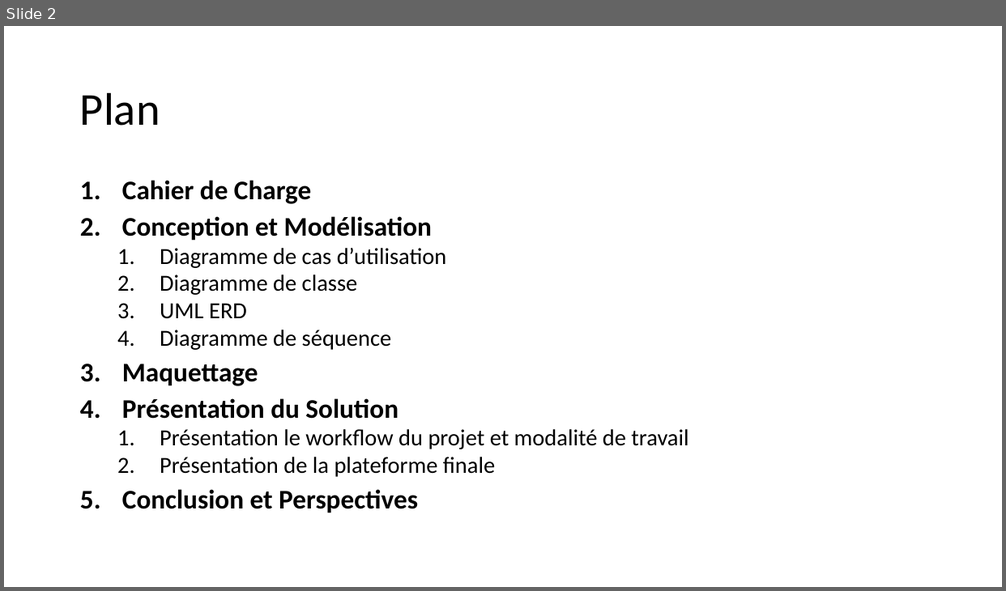
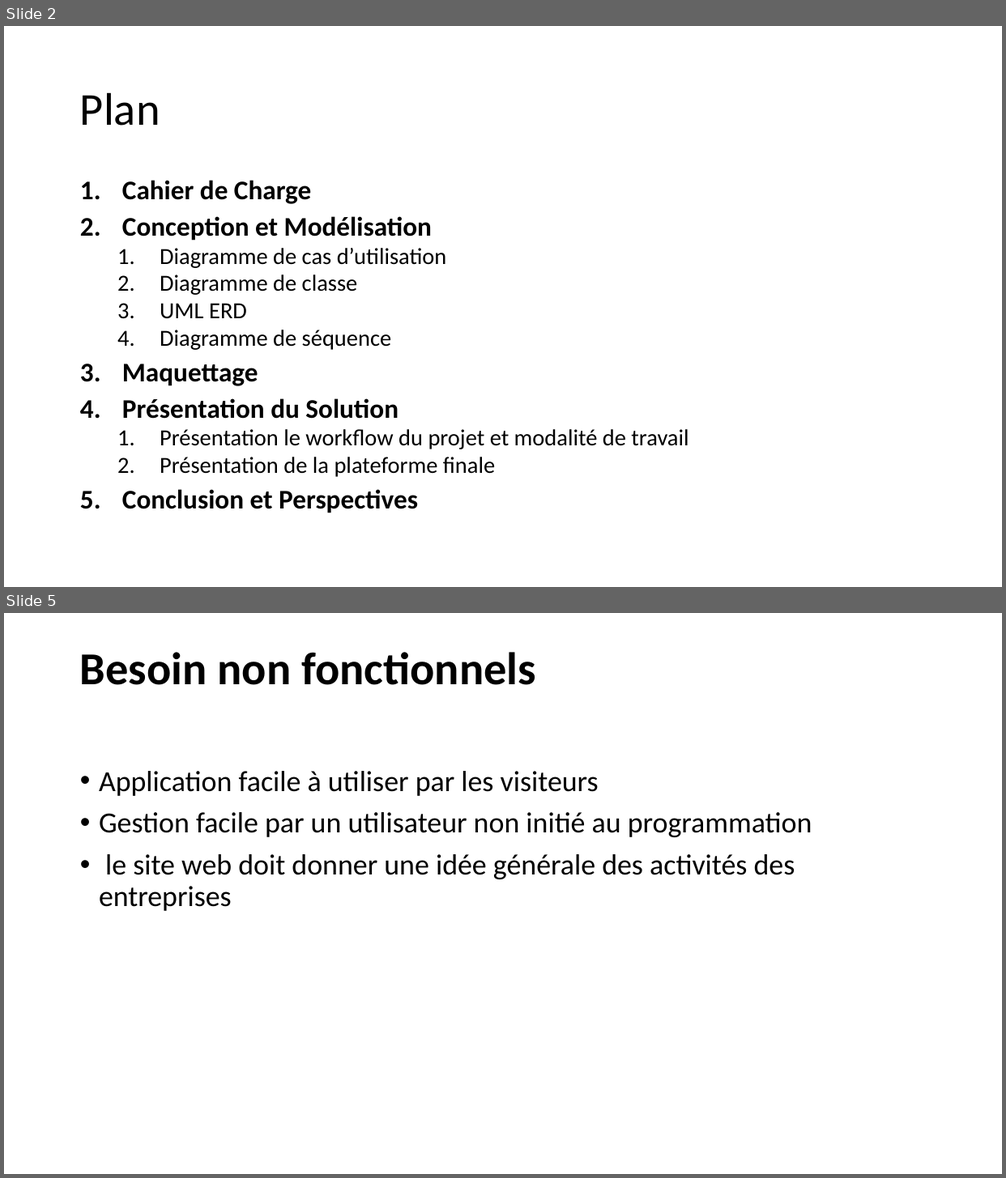
Before and after one commit to saidworks/fil_rouge, a slide deck: Presentation.pptx. Shown one above the other, each under a label of ours: slide 2 before the commit, slides 2 and 5 after it; the slides between them are not shown. The pictures are 1006x591 and 1006x1178 pixels, drawn with LibreOffice and Linux fonts; fonts in the diff are those of the drawing. Boxes give left, top, right and bottom in pixels: in the first picture for what was removed or moved away, otherwise in the second. Text is boxed around its words. In the diff, an @@ line names an element or a change of style, - is before the commit and + after.

```diff
--- a/Presentation.pptx
+++ b/Presentation.pptx
@@ slide 5 added at <box>4,613,1002,1174</box>, background #FFFFFF @@
@@ title added at <box>80,652,536,685</box>, 44 pt, text #000000, bold @@
+Besoin non fonctionnels
@@ text added at <box>99,771,812,911</box>, 28 pt, text #000000 @@
+• Application facile à utiliser par les visiteurs
+• Gestion facile par un utilisateur non initié au programmation
+• le site web doit donner une idée générale des activités des entreprises
```
Also in this commit, not shown: 2 slides changed, 1 other file.
